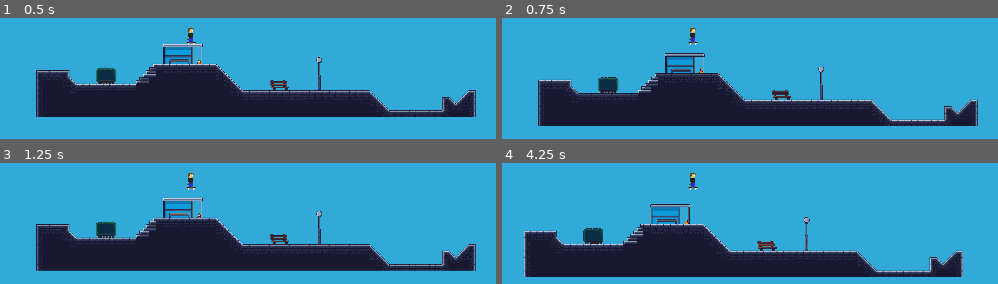
Above: before the commit, frames 1-4 (two rows, left to right).
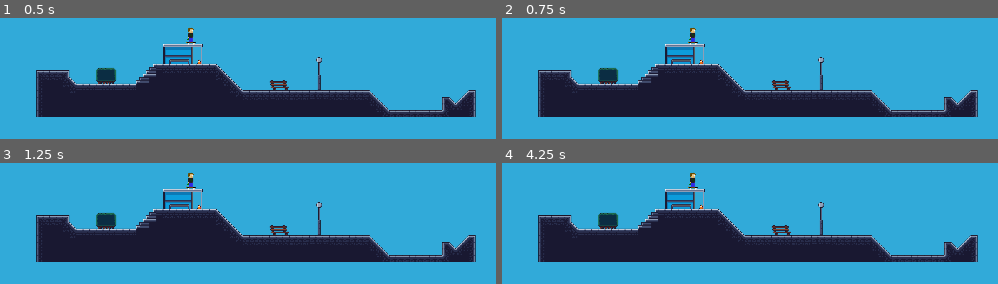
Above: after the commit, the same moments.

Repository: hamdle/2d_skateboard_game
Game: Godot game, scene res://levels/normandock/normandock.tscn
Two runs of this game, one before a commit and one after it. Both use one fixed random seed, a clock stepped at 60 frames per second and the inputs below.
Inputs:
- Up to frame 1 (0.5 s): no input
- Up to frame 2 (0.75 s): tap Enter at 0.5 s; hold Right (ui_right) from 0.53 s (still down); tap Space (ui_select) at 0.6 s
- Up to frame 3 (1.25 s): keep holding Right (ui_right); tap Space (ui_select) at 0.77, 1.07 s
- Up to frame 4 (4.25 s): tap Space (ui_select) at 1.35, 1.52, 1.82, 2.1, 2.85, 3.02, 3.32, 3.6, 3.77, 4.07 s; release Right (ui_right) at 2.03 s; hold Left (ui_left) 2.03-2.78 s; hold Right (ui_right) from 2.78 s (still down)

Frame 1 is identical in both runs. In frame 2, 17% of the frame differs, in the area x 7-96%, y 21-90%; in frame 3, 17%; in frame 4, 27%, in the area x 4-96%, y 21-95%.

Commit message:
Start building controls and fix camera zoom

Diff:
--- a/characters/people/People.gd
+++ b/characters/people/People.gd
@@ -5,8 +5,7 @@
 
 const UP = Vector2(0, -1)
 const GRAVITY = 9
-const PUSH_SPEED = 70
-const BURST_SPEED = 50
+const PUSH_SPEED = 50
 const JUMP_HEIGHT = -200
 
 # Player
@@ -20,43 +19,31 @@
 	velocity.y += GRAVITY
 
 	# Camera controls
-	if Input.is_action_pressed("ui_up"):
+	if Input.is_action_pressed("camera_in"):
 		zoom_factor -= 0.01
-	if Input.is_action_pressed("ui_down"):
+	elif Input.is_action_pressed("camera_out"):
 		zoom_factor += 0.01
 
 	# Player movement
-	if Input.is_action_pressed("ui_left"):
-		if $Sprite.scale.x > 0:
+	if Input.is_action_pressed("steer_left"):
+		if $AnimatedSprite.scale.x > 0:
 			direction = DIRECTION_LEFT
-			velocity.x = -BURST_SPEED
-			$Sprite.scale.x = -1
-	elif Input.is_action_pressed("ui_right"):
-		if $Sprite.scale.x < 0:
+			$AnimatedSprite.scale.x = -1
+	elif Input.is_action_pressed("steer_right"):
+		if $AnimatedSprite.scale.x < 0:
 			direction = DIRECTION_RIGHT
-			velocity.x = BURST_SPEED
-			$Sprite.scale.x = 1
+			$AnimatedSprite.scale.x = 1
 	else:
 		velocity.x = lerp(velocity.x, 0, 0.01)
 
 	# Push
-	if Input.is_action_just_pressed("push"):
+	if Input.is_action_just_pressed("push_right"):
 		velocity.x += PUSH_SPEED * direction
 
-	#if Input.is_action_pressed("push"):
-	#	velocity.x += PUSH_SPEED * direction
-
 	# Jump
-	if Input.is_action_just_pressed("ui_select"):
+	if Input.is_action_just_released("trick_down"):
 		if is_on_floor():
 			velocity.y = JUMP_HEIGHT
-
-	# Correct facing position based on speed
-	if (velocity.x > 100.0):
-		direction = DIRECTION_RIGHT
-		$Sprite.scale.x = 1
-
-	#print(velocity.x)
 
 func _physics_process(delta):
 	get_input()
@@ -154,11 +141,9 @@
 
 # Called every frame. 'delta' is the elapsed time since the previous frame.
 func _process(delta):
+	var zoom = $Camera2D.get_zoom()
+	zoom.x = lerp(zoom.x, zoom.x * zoom_factor, zoom_speed * delta)
+	zoom.y = lerp(zoom.y, zoom.x * zoom_factor, zoom_speed * delta)
+	zoom_factor = lerp(zoom_factor, 1.0, 0.1)
 
-	# Update zoom
-	#var camera = get_node("Camera2D")
-	var zoom = $Camera2D.get_zoom()
-	#print(zoom)
-	zoom.x = lerp(zoom.x, zoom.x * zoom_factor, zoom_speed * delta)
-	zoom.y = lerp(zoom.y, zoom.y * zoom_factor, zoom_speed * delta)
 	$Camera2D.set_zoom(zoom)
--- a/characters/people/People.tscn
+++ b/characters/people/People.tscn
@@ -22,12 +22,6 @@
 current = true
 
 [node name="AnimatedSprite" type="AnimatedSprite" parent="."]
-visible = false
 frames = ExtResource( 3 )
 animation = "idle"
 playing = true
-
-[node name="AnimatedSprite2" type="AnimatedSprite" parent="."]
-frames = ExtResource( 3 )
-animation = "idle"
-playing = true
